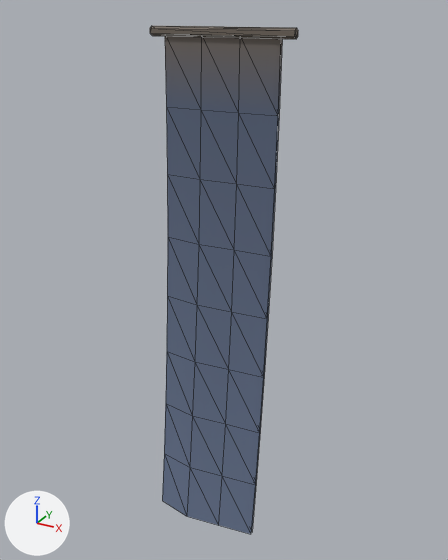
A saved change to the glTF model godot/assets/models/prop_somenuno.glb.
Rendered twice from a 50 mm camera at (1.03, -1.847, 0.079) aimed at (0.025, -0.019, -0.834). The axes (+X, +Y, +Z) are drawn at lower left. The lights are the same throughout. The older version comes first. Mesh edges are drawn as thin lines. Vertices at exactly the same position are counted once.

In view in the first picture: 'prop_somenuno'.
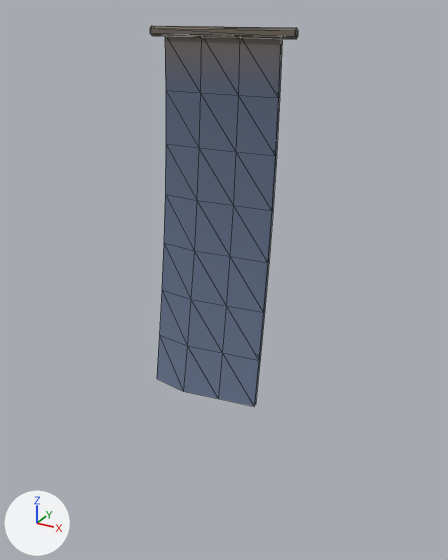
The change, as a diff of the scene's bpy script:
```diff
--- a/godot/assets/models/prop_somenuno.glb.py
+++ b/godot/assets/models/prop_somenuno.glb.py
@@ me_prop_somenuno @@
 # used by ob_prop_somenuno; location = (0.0, 0.0, 0.0)
-me_prop_somenuno.from_pydata(...)  # 84 vertices, 116 faces; spans x -0.26..0.26, y -0.17..0.01, z -1.88..0.02
+me_prop_somenuno.from_pydata(...)  # 76 vertices, 104 faces; spans x -0.26..0.26, y -0.17..0.01, z -1.26..0.02
+# me_prop_somenuno part 1
+# 13 vertices are removed from x -0.21..0.21, y -0.17..-0.09, z -1.88..-1.64
+# 19 faces are deleted
+# 8 vertices in x -0.21..0.21, y -0.01..0.01, z -0.23 move by (0.0, 0.0, 0.05)
+# 7 vertices in x -0.21..0.21, y -0.06..-0.03, z -0.94 move by (0.0, -0.01, 0.22)
+# 7 vertices in x -0.21..0.21, y -0.11..-0.08, z -1.41 move by (0.0, -0.02, 0.33)
+# 5 vertices in x -0.21..0.21, y -0.02..0.0, z -0.47 move by (0.0, 0.0, 0.11)
+# 4 vertices in x -0.21..0.07, y -0.03..-0.02, z -0.7 move by (0.0, 0.0, 0.16)
+# 4 vertices in x -0.07..0.21, y -0.04..-0.01, z -0.7 move by (0.0, -0.01, 0.16)
+# 16 vertices move from x -0.21..0.21, y -0.14..0.0, z -1.64..-0.47 to x -0.21..0.21, y -0.17..-0.01, z -1.26..-0.36
+# 5 vertices are added at (-0.21, -0.14, -1.26), (-0.21, -0.13, -1.26), (0.21, -0.11, -1.26), (-0.07, -0.16, -1.26), (0.07, -0.14, -1.26)
+# 7 new faces join them
+# me_prop_somenuno part 2: 1 kept faces spanning x 0.07..0.21, y -0.15..-0.11, z -1.26..-1.08 get new vertex colours; the middle colour goes from blue #66738e to blue #677590
 me_prop_somenuno.materials.append(mat_defaultmaterial)
```

Location of each change, (x1, y1, x2, y2) in pixels of the pictures (448 x 560 px; the box of a moved part takes in the faces that stretch with it):
'prop_somenuno', reshaped (25% shorter)
    before: (150, 26, 298, 534)
    after: (150, 26, 298, 406)
part 1 of me_prop_somenuno, moved or reshaped
    before: (162, 41, 281, 534)
    after: (157, 41, 281, 405)
part 2 of me_prop_somenuno, recoloured
    before: (222, 425, 255, 485)
    after: (218, 395, 254, 406)
